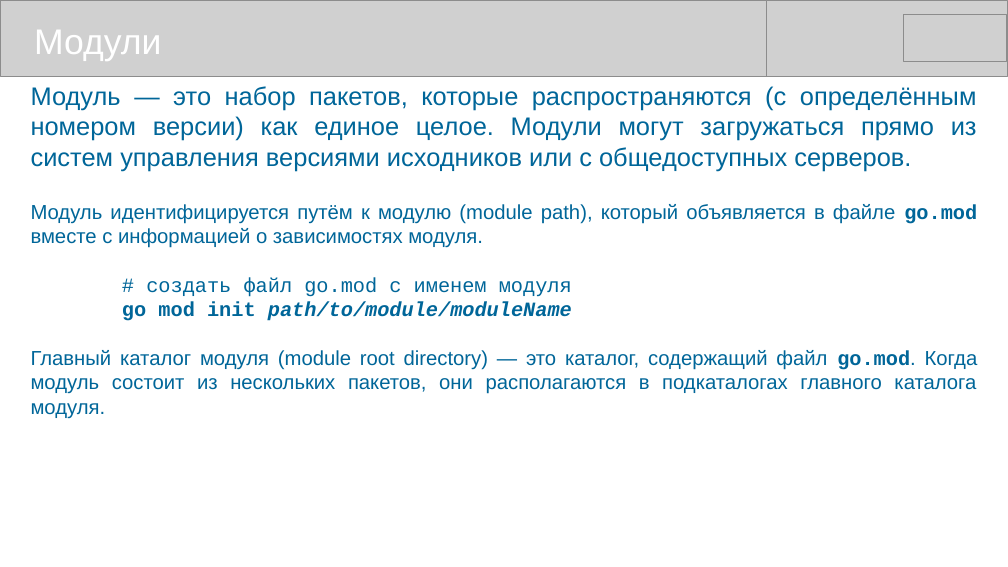
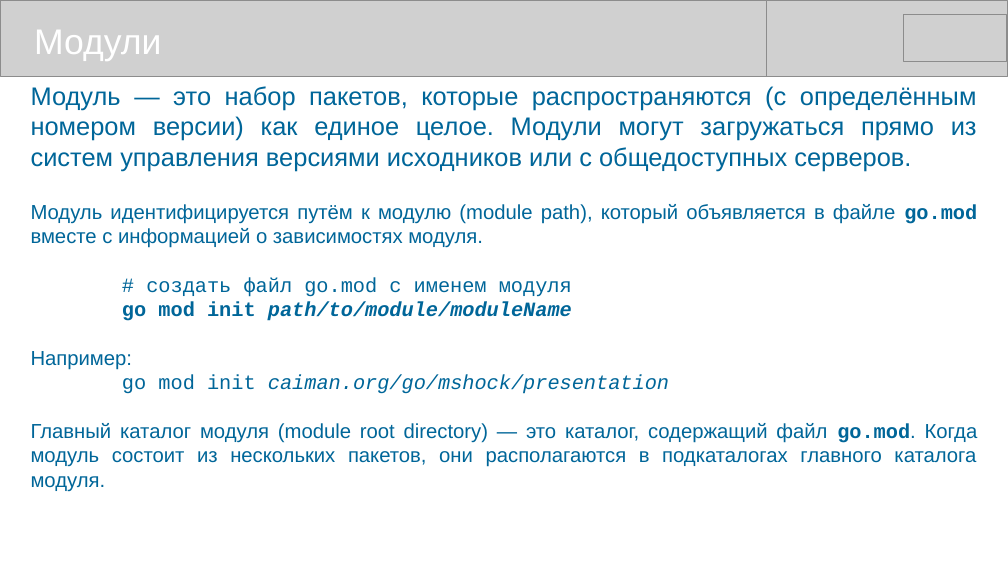
Before and after one commit to mike-shock/Go_language, a slide deck: slide 40 of Go_Review.odp. Drawn at 1008x567 pixels with LibreOffice and Linux fonts; fonts in the diff are those of the drawing; grey boxes stand for pictures. Boxes give left, top, right and bottom in pixels: in the first picture for what was removed or moved away, otherwise in the second. Text is boxed around its words. In the diff, an @@ line names an element or a change of style, - is before the commit and + after.

```diff
--- a/Go_Review.odp
+++ b/Go_Review.odp
@@ text at [31, 351, 669, 394]: paragraphs added @@
+Например:
+go mod init caiman.org/go/mshock/presentation
```
Also in this commit, not shown: 4 other slides changed, 1 other file.
